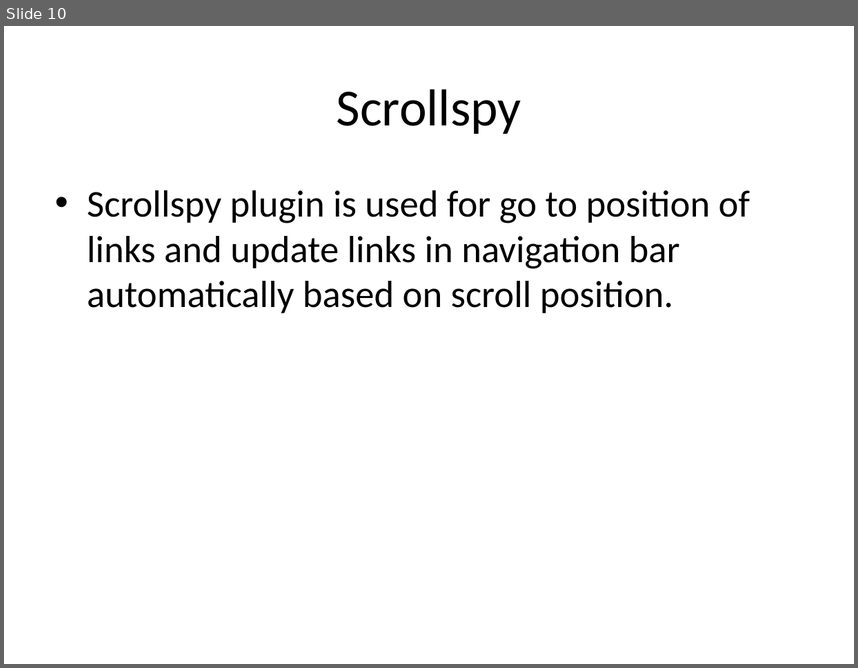
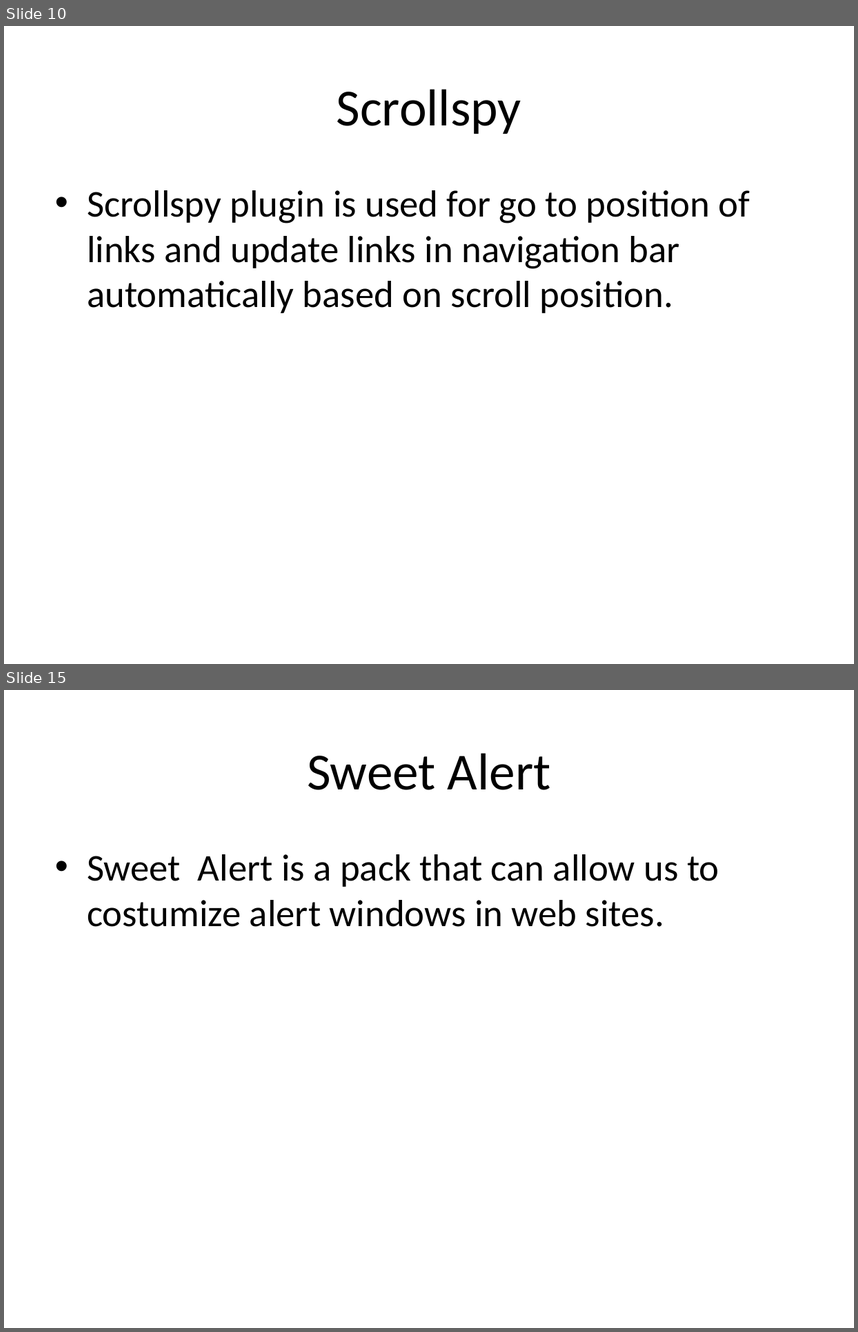
Before and after one commit to TechCareer-FrontEnd-1/tubisad-frontend-musabsakar, a slide deck: homeworks_musab_sakar.pptx. Shown one above the other, each under a label of ours: slide 10 before the commit, slides 10 and 15 after it; the slides between them are not shown. The pictures are 858x668 and 858x1332 pixels, drawn with LibreOffice and Linux fonts; fonts in the diff are those of the drawing. Boxes give left, top, right and bottom in pixels: in the first picture for what was removed or moved away, otherwise in the second. Text is boxed around its words. In the diff, an @@ line names an element or a change of style, - is before the commit and + after.

```diff
--- a/homeworks_musab_sakar.pptx
+++ b/homeworks_musab_sakar.pptx
@@ slide 15 added at [4, 690, 854, 1328], background #FFFFFF @@
@@ title added at [307, 753, 551, 790], 44 pt, text #000000 @@
+Sweet Alert
@@ text added at [87, 854, 720, 927], 32 pt, text #000000 @@
+• Sweet Alert is a pack that can allow us to costumize alert windows in web sites.
```
Also in this commit, not shown: 4 other slides added.
